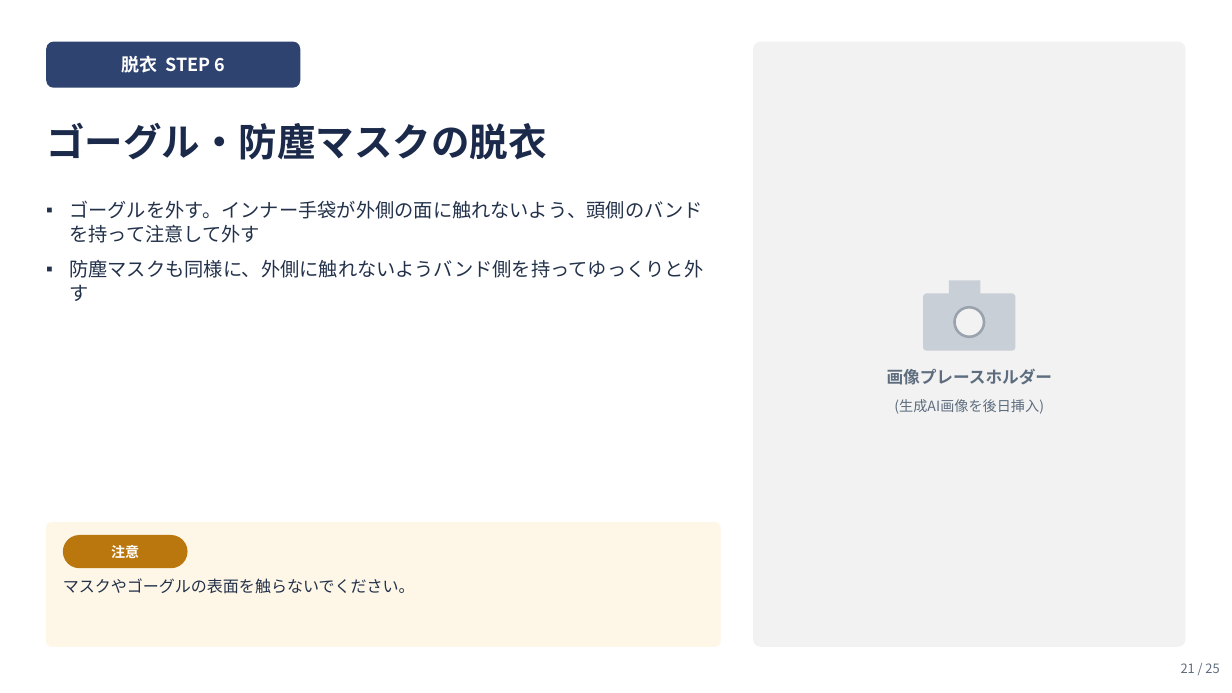
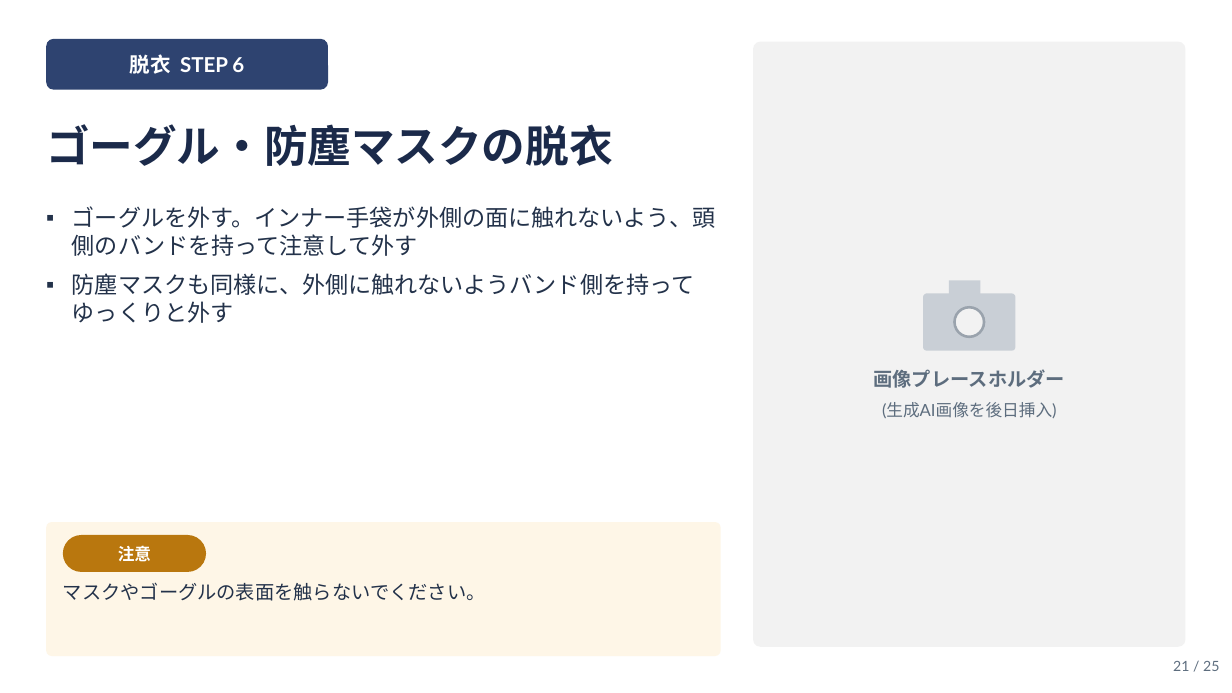
Before and after one commit to solidkinder624-cmyk/my-first-lab, a slide deck: slide 21 of output/放射性粉じん防護服_装着脱衣手順.pptx. Drawn at 1232x693 pixels with LibreOffice and Linux fonts; fonts in the diff are those of the drawing. Boxes give left, top, right and bottom in pixels: in the first picture for what was removed or moved away, otherwise in the second. Text is boxed around its words. In the diff, an @@ line names an element or a change of style, - is before the commit and + after.

```diff
--- a/output/放射性粉じん防護服_装着脱衣手順.pptx
+++ b/output/放射性粉じん防護服_装着脱衣手順.pptx
@@ text "脱衣 STEP 6" at (130,54,244,74): size 14 to 16 pt, font Noto Sans CJK JP to Lato @@
@@ rounded rectangle at (46,39,328,90): proportions changed @@
@@ rounded rectangle: place and size @@
-rounded rectangle at (46,42,300,88)
+rounded rectangle at (46,39,328,90)
@@ text "ゴーグル・防塵マスクの脱衣" at (46,124,612,166): size 30 to 34 pt, font Noto Sans CJK JP to Lato @@
@@ text "ゴーグルを外す。インナー手袋が外側の面に触れないよう、頭側のバンドを持って注意して外す" at (72,206,716,323): size 15 to 18 pt, font Noto Sans CJK JP to Lato; indent changed; less space between paragraphs @@
@@ text "画像プレースホルダー" at (873,369,1065,388): size 13 to 15 pt, font Noto Sans CJK JP to Lato @@
@@ text "(生成AI画像を後日挿入)" at (882,402,1056,418): size 11 to 13 pt, font Noto Sans CJK JP to Lato @@
@@ rounded rectangle: place and size @@
-rounded rectangle at (46,522,721,647)
+rounded rectangle at (46,522,721,656)
@@ rounded rectangle at (46,522,721,656): proportions changed @@
@@ text "注意" at (118,545,151,562): size 11 to 13 pt, font Noto Sans CJK JP to Lato @@
@@ rounded rectangle: place and size @@
-rounded rectangle at (63,535,188,568)
+rounded rectangle at (63,535,206,572)
@@ text "マスクやゴーグルの表面を触らないでください。" at (63,582,486,601): size 12.5 to 15 pt, font Noto Sans CJK JP to Lato; line spacing 1.15 to 1.12 @@
@@ text "21 / 25" at (1173,661,1219,671): size 10 to 11 pt, font Noto Sans CJK JP to Lato @@
```
Also in this commit, not shown: 24 other slides changed.
